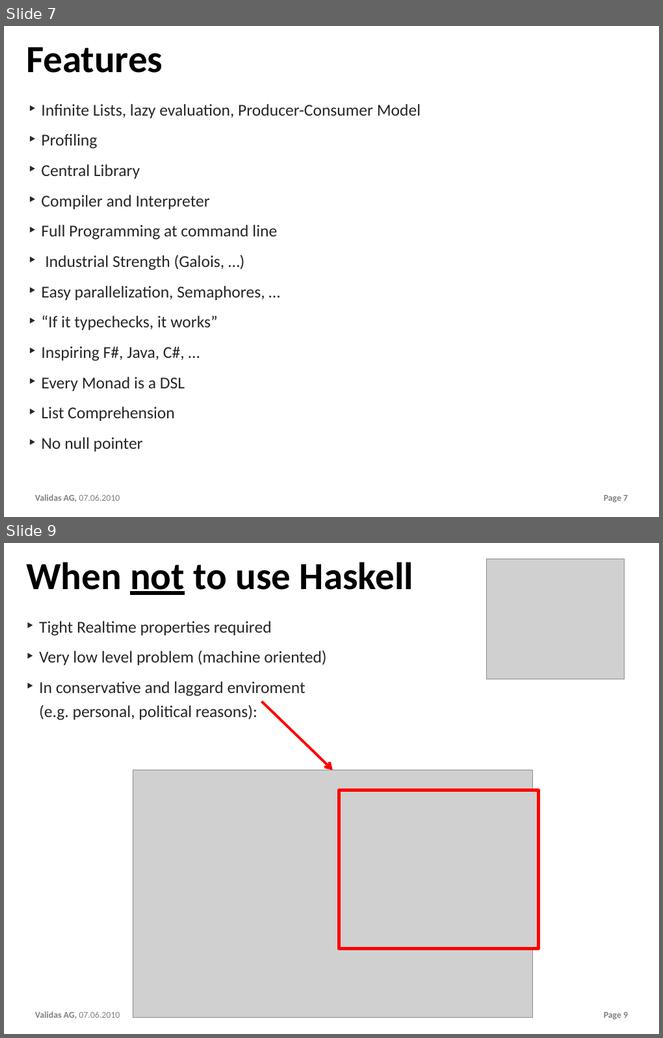
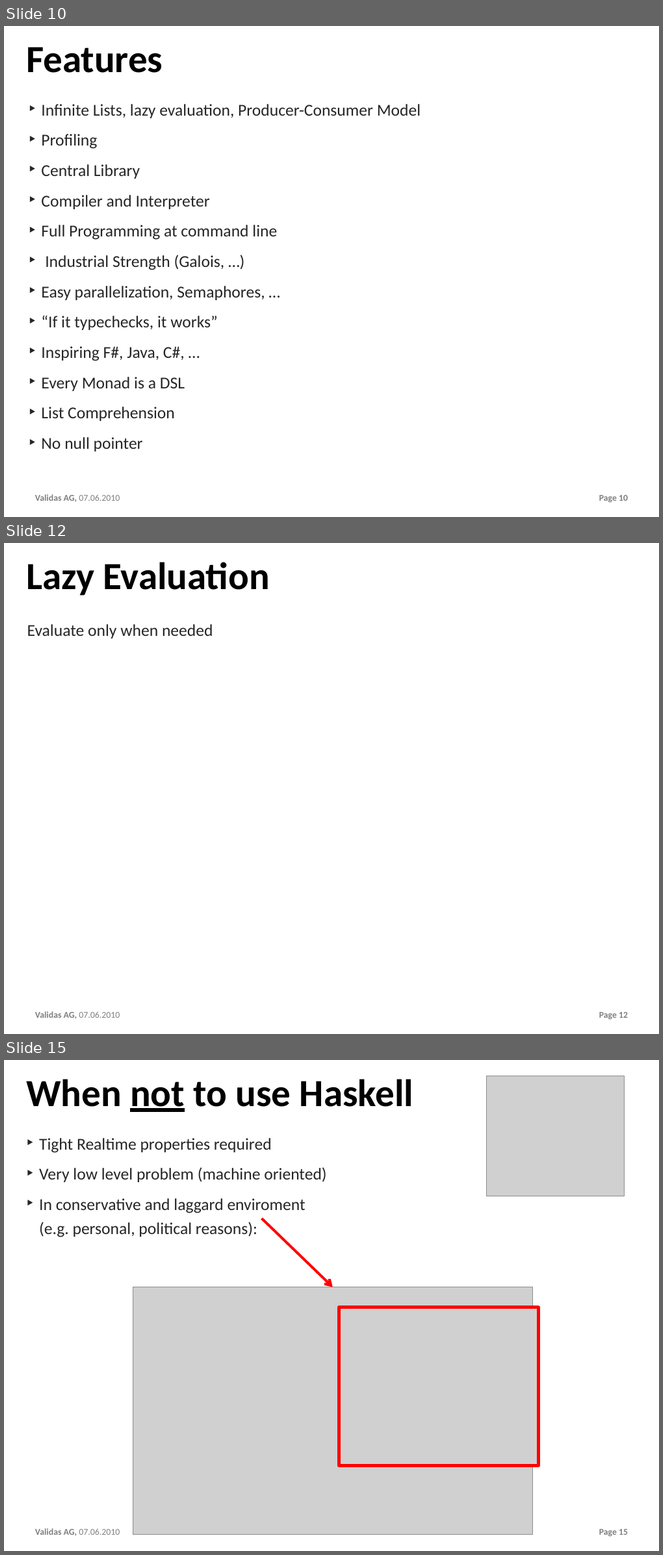
Before and after one commit to theoremprover/chess, a slide deck: ppt/Chess200.pptx. Shown one above the other, each under a label of ours: slides 7 and 9 before the commit, slides 10, 12 and 15 after it; the slides between them are not shown. The pictures are 663x1038 and 663x1555 pixels, drawn with LibreOffice and Linux fonts; fonts in the diff are those of the drawing; grey boxes stand for pictures; background and template pictures are left out. Boxes give left, top, right and bottom in pixels: in the first picture for what was removed or moved away, otherwise in the second. Text is boxed around its words. In the diff, an @@ line names an element or a change of style, - is before the commit and + after.

```diff
--- a/ppt/Chess200.pptx
+++ b/ppt/Chess200.pptx
@@ slide 12 added at <box>4,543,659,1034</box>, background #FFFFFF; not listed: 2 template elements that a slide beside it also shows @@
@@ title added at <box>26,562,270,596</box>, 60 pt, text #000000, bold @@
+Lazy Evaluation
@@ text added at <box>27,624,213,639</box>, 26 pt, text #262626 @@
+Evaluate only when needed
@@ what was slide 7 is now slide 10 @@
@@ page number at <box>599,495,628,502</box>: text changed @@
-Page 7
+Page 10
@@ what was slide 9 is now slide 15 @@
@@ page number at <box>599,1529,628,1536</box>: text changed @@
-Page 9
+Page 15
```
Also in this commit, not shown: 5 slides changed, 2 other slides added.
